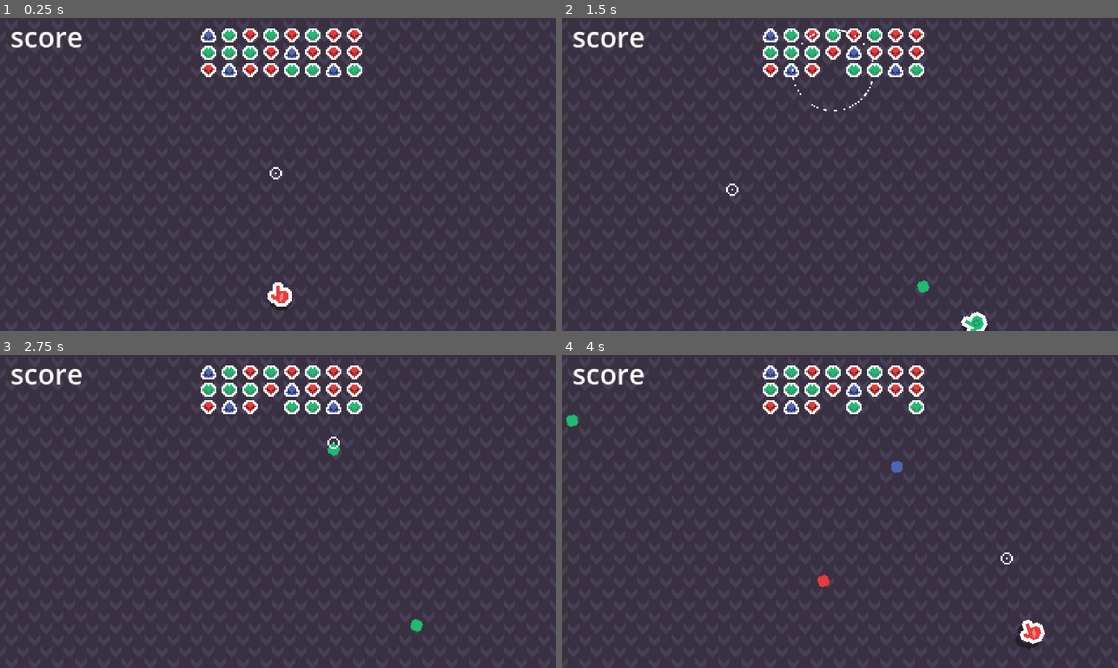
Above: before the commit, frames 1-4 (two rows, left to right).
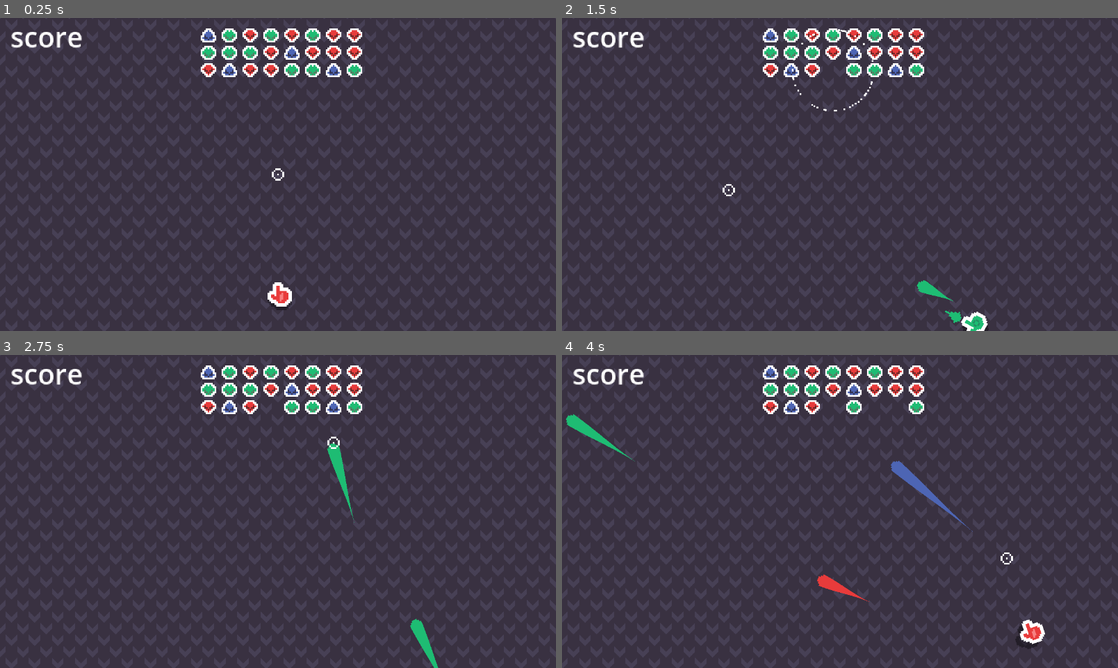
Above: after the commit, the same moments.

Repository: mrbartchak/rgb-game
Game: Godot game, scene res://core/Main.tscn
Same seed, same stepped clock (60 frames per second), same inputs: the game is played once before the commit and once after it.
Inputs (mouse positions are in pixels of both pictures, inside the frame that each line leads up to):
- Up to frame 1 (0.25 s): no input
- Up to frame 2 (1.5 s): tap Enter at 0.5 s; move the mouse to (962, 158) at 0.52 s; hold D (move_right) 0.53-1.28 s; tap Space at 0.6, 0.77, 1.07, 1.35 s; move the mouse to (728, 190) at 1.27 s; hold S (move_down) from 1.28 s (still down)
- Up to frame 3 (2.75 s): tap Space at 1.52, 1.82, 2.1 s; move the mouse to (333, 442) at 2.02 s; release S (move_down) at 2.03 s; hold D (move_right) from 2.03 s (still down)
- Up to frame 4 (4 s): move the mouse to (812, 574) at 2.77 s; release D (move_right) at 2.78 s; hold W (move_up) 2.78-3.53 s; tap Space at 2.85, 3.02, 3.32, 3.6, 3.77 s; move the mouse to (1006, 558) at 3.52 s; hold A (move_left) from 3.53 s (still down)

The runs differ from the first frame. In frame 1, less than 0.1% of the frame differs, in the area x 48-52%, y 47-52%; in frame 2, 0.2%; in frame 3, 0.4%; in frame 4, 0.7%, in the area x 1-74%, y 19-79%.
Error before the commit: Invalid access to property or key 'global_positionsa' on a base object of type 'Sprite2D'. (res://effects/BulletTrail.gd:7)

Commit message:
muzzle flash,

Diff:
--- a/EnemySpawner.gd
+++ b/EnemySpawner.gd
@@ -14,11 +14,6 @@
 	screen_size = get_viewport_rect().size
 	call_deferred("spawn_grid")
 
-func _process(_delta: float) -> void:
-	#spawn_enemy()
-	#await get_tree().create_timer(2.0).timeout
-	pass
-
 func spawn_grid():
 	for row in range(rows):
 		for col in range(cols):
--- a/combat/chromas/data/BlueChroma.tres
+++ b/chromas/data/BlueChroma.tres
@@ -1,12 +1,13 @@
-[gd_resource type="Resource" script_class="Chroma" load_steps=4 format=3 uid="uid://dx3i1a2g23cs4"]
+[gd_resource type="Resource" script_class="ChromaStats" load_steps=4 format=3 uid="uid://dx3i1a2g23cs4"]
 
 [ext_resource type="Resource" uid="uid://p6hgxrt104bk" path="res://combat/attacks/data/BlueAttack.tres" id="1_y6u58"]
-[ext_resource type="Script" uid="uid://bxorx5qso2lsg" path="res://combat/chromas/data/ChromaStats.gd" id="2_o1xtu"]
+[ext_resource type="Script" uid="uid://bxorx5qso2lsg" path="res://chromas/data/ChromaStats.gd" id="2_o1xtu"]
 [ext_resource type="Texture2D" uid="uid://qduxc30kgr8w" path="res://player/skins/hand/hand_blue.png" id="3_k5hvr"]
 
 [resource]
 script = ExtResource("2_o1xtu")
 name = "Blue Chroma"
+color = Color(0.3019608, 0.39607844, 0.7058824, 1)
 base_attack = ExtResource("1_y6u58")
 texture = ExtResource("3_k5hvr")
 metadata/_custom_type_script = "uid://bxorx5qso2lsg"
--- a/combat/chromas/data/ChromaStats.gd
+++ b/chromas/data/ChromaStats.gd
@@ -2,5 +2,6 @@
 extends Resource
 
 @export var name: String
+@export var color: Color
 @export var base_attack: AttackStats
 @export var texture: Texture2D
--- a/combat/chromas/data/GreenChroma.tres
+++ b/chromas/data/GreenChroma.tres
@@ -1,12 +1,13 @@
-[gd_resource type="Resource" script_class="Chroma" load_steps=4 format=3 uid="uid://3bbgergmkp14"]
+[gd_resource type="Resource" script_class="ChromaStats" load_steps=4 format=3 uid="uid://3bbgergmkp14"]
 
 [ext_resource type="Resource" uid="uid://dcdk7itoi03sn" path="res://combat/attacks/data/GreenAttack.tres" id="1_v5rik"]
-[ext_resource type="Script" uid="uid://bxorx5qso2lsg" path="res://combat/chromas/data/ChromaStats.gd" id="2_ylfoe"]
+[ext_resource type="Script" uid="uid://bxorx5qso2lsg" path="res://chromas/data/ChromaStats.gd" id="2_ylfoe"]
 [ext_resource type="Texture2D" uid="uid://43fu06v2ifcu" path="res://player/skins/hand/hand_green.png" id="3_p74ut"]
 
 [resource]
 script = ExtResource("2_ylfoe")
 name = "Green Chroma"
+color = Color(0.11764706, 0.7372549, 0.4509804, 1)
 base_attack = ExtResource("1_v5rik")
 texture = ExtResource("3_p74ut")
 metadata/_custom_type_script = "uid://bxorx5qso2lsg"
--- a/combat/chromas/data/RedChroma.tres
+++ b/chromas/data/RedChroma.tres
@@ -1,12 +1,13 @@
-[gd_resource type="Resource" script_class="Chroma" load_steps=4 format=3 uid="uid://c88ojebjr52rw"]
+[gd_resource type="Resource" script_class="ChromaStats" load_steps=4 format=3 uid="uid://c88ojebjr52rw"]
 
 [ext_resource type="Resource" uid="uid://c71swc7tihjde" path="res://combat/attacks/data/RedAttack.tres" id="1_1e2js"]
-[ext_resource type="Script" uid="uid://bxorx5qso2lsg" path="res://combat/chromas/data/ChromaStats.gd" id="2_22ytx"]
+[ext_resource type="Script" uid="uid://bxorx5qso2lsg" path="res://chromas/data/ChromaStats.gd" id="2_22ytx"]
 [ext_resource type="Texture2D" uid="uid://yb3yviqh5uko" path="res://player/skins/hand/hand_red.png" id="3_1g5v2"]
 
 [resource]
 script = ExtResource("2_22ytx")
 name = "Red Chroma"
+color = Color(0.9098039, 0.23137255, 0.23137255, 1)
 base_attack = ExtResource("1_1e2js")
 texture = ExtResource("3_1g5v2")
 metadata/_custom_type_script = "uid://bxorx5qso2lsg"
--- a/core/cursor/Cursor.gd
+++ b/core/cursor/Cursor.gd
@@ -4,4 +4,4 @@
 	Input.mouse_mode = Input.MOUSE_MODE_HIDDEN
 
 func _physics_process(delta: float) -> void:
-	global_position = lerp(global_position, get_global_mouse_position(), 16.5*delta)
+	global_position = lerp(global_position, get_global_mouse_position(), 32.0*delta)
--- a/effects/BulletTrail.gd
+++ b/effects/BulletTrail.gd
@@ -4,6 +4,6 @@
 var color: Color = Color.WHITE
 
 func _process(_delta: float) -> void:
-	add_point(get_parent().global_positionsa)
+	add_point(get_parent().global_position)
 	if points.size() > trail_length:
 		remove_point(0)
--- a/player/Player.gd
+++ b/player/Player.gd
@@ -10,6 +10,7 @@
 func _ready() -> void:
 	set_color_mode(0)
 	$Skin.texture = current_chroma.texture
+	$MuzzleFlash.modulate = current_chroma.color
 	$AttackTimer.wait_time = 1.0 / current_chroma.base_attack.fire_rate
 	$AttackTimer.start()
 
@@ -25,6 +26,7 @@
 
 #---Attacking---
 func _use_attack() -> void:
+	_flash_muzzle()
 	current_chroma.base_attack.fire($BulletSpawn)
 
 func _on_attack_timer_timeout() -> void:
@@ -35,6 +37,7 @@
 	current_mode_idx = mode_idx
 	current_chroma = chromas.get(mode_idx)
 	$Skin.texture = current_chroma.texture
+	$MuzzleFlash.modulate = current_chroma.color
 	$AttackTimer.wait_time = 1.0 / current_chroma.base_attack.fire_rate
 
 #---Movement---
@@ -69,3 +72,8 @@
 	var center: Vector2 = get_viewport_rect().size / 2.0
 	var distance: float = global_position.x - center.x
 	$Shadow.position.x = lerp(0.0, -sign(distance) * max_offset_shadow, abs(distance/center.x))
+
+func _flash_muzzle() -> void:
+	$MuzzleFlash.visible = true
+	await get_tree().create_timer(0.1).timeout
+	$MuzzleFlash.visible = false
--- a/player/Player.tscn
+++ b/player/Player.tscn
@@ -1,11 +1,12 @@
-[gd_scene load_steps=8 format=3 uid="uid://dl7sw8d8ko5su"]
+[gd_scene load_steps=9 format=3 uid="uid://dl7sw8d8ko5su"]
 
 [ext_resource type="Texture2D" uid="uid://uvp4p6sdpgns" path="res://player/skins/hand/hand_base.png" id="1_p0vlq"]
 [ext_resource type="Script" uid="uid://ibaa6qxiydsy" path="res://player/Player.gd" id="2_v6fml"]
-[ext_resource type="Script" uid="uid://bxorx5qso2lsg" path="res://combat/chromas/data/ChromaStats.gd" id="3_70d11"]
-[ext_resource type="Resource" uid="uid://c88ojebjr52rw" path="res://combat/chromas/data/RedChroma.tres" id="3_83hs8"]
-[ext_resource type="Resource" uid="uid://3bbgergmkp14" path="res://combat/chromas/data/GreenChroma.tres" id="4_aqcbf"]
-[ext_resource type="Resource" uid="uid://dx3i1a2g23cs4" path="res://combat/chromas/data/BlueChroma.tres" id="5_gskgj"]
+[ext_resource type="Script" uid="uid://bxorx5qso2lsg" path="res://chromas/data/ChromaStats.gd" id="3_70d11"]
+[ext_resource type="Resource" uid="uid://c88ojebjr52rw" path="res://chromas/data/RedChroma.tres" id="3_83hs8"]
+[ext_resource type="Resource" uid="uid://3bbgergmkp14" path="res://chromas/data/GreenChroma.tres" id="4_aqcbf"]
+[ext_resource type="Resource" uid="uid://dx3i1a2g23cs4" path="res://chromas/data/BlueChroma.tres" id="5_gskgj"]
+[ext_resource type="Texture2D" uid="uid://dvxmfkj6hq4ht" path="res://effects/muzzle_flash.png" id="7_gskgj"]
 
 [sub_resource type="CircleShape2D" id="CircleShape2D_aqcbf"]
 radius = 4.0
@@ -33,4 +34,10 @@
 
 [node name="AttackTimer" type="Timer" parent="."]
 
+[node name="MuzzleFlash" type="Sprite2D" parent="."]
+visible = false
+position = Vector2(-5, -18)
+texture = ExtResource("7_gskgj")
+centered = false
+
 [connection signal="timeout" from="AttackTimer" to="." method="_on_attack_timer_timeout"]
Renamed: combat/chromas/data/ChromaStats.gd.uid -> chromas/data/ChromaStats.gd.uid
Binary file added: effects/muzzle_flash.png
Not shown, added: effects/muzzle_flash.png.import
Binary file added: player/skins/hand/hand_small_red.png
Not shown, added: player/skins/hand/hand_small_red.png.import
